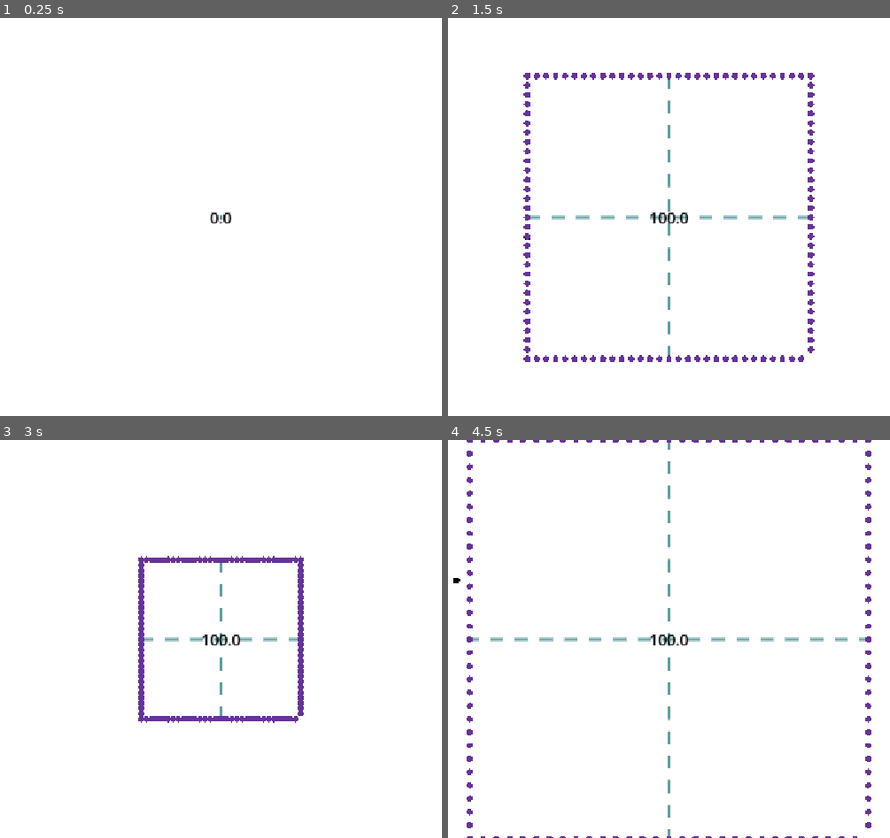
Above: before the commit, frames 1-4 (two rows, left to right).
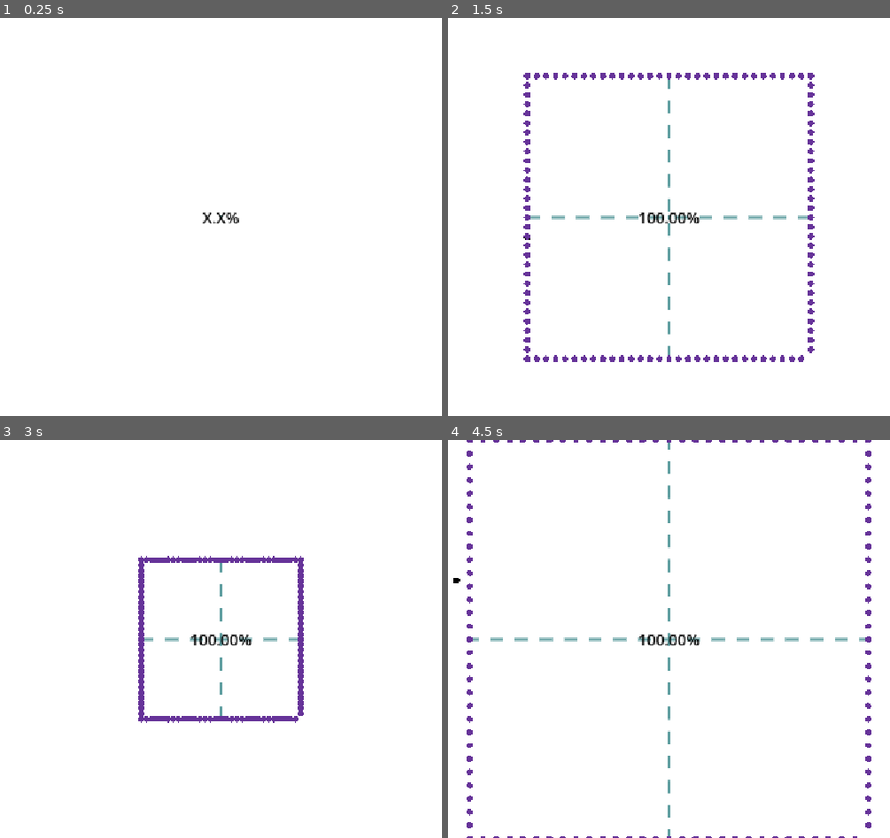
Above: after the commit, the same moments.

Repository: FennecKii/perfect-square
Game: Godot game, scene res://whiteboard.tscn
Same seed, same stepped clock (60 frames per second), same inputs: the game is played once before the commit and once after it. Before the commit the project has no main scene; this scene is started directly in both runs.
Inputs (mouse positions are in pixels of both pictures, inside the frame that each line leads up to):
- Up to frame 1 (0.25 s): no input
- Up to frame 2 (1.5 s): tap Enter at 0.5 s; move the mouse to (823, 197) at 0.52 s; click (823, 197) at 0.67 s; tap Space at 1.25 s; move the mouse to (527, 236) at 1.27 s; click (527, 236) at 1.42 s
- Up to frame 3 (3 s): tap Enter at 2 s; move the mouse to (291, 551) at 2.02 s; click (291, 551) at 2.17 s; tap Space at 2.75 s; move the mouse to (185, 718) at 2.77 s; click (185, 718) at 2.92 s
- Up to frame 4 (4.5 s): tap Enter at 3.5 s; move the mouse to (881, 698) at 3.52 s; click (881, 698) at 3.67 s; tap Space at 4.25 s; move the mouse to (456, 579) at 4.27 s; click (456, 579) at 4.42 s

The runs differ from the first frame. In frame 1, 0.2% of the frame differs, in the area x 45-55%, y 48-52%; in frame 2, 0.3%; in frame 3, 0.3%, in the area x 43-57%, y 48-52%; in frame 4, 0.3%.

Commit message:
Percentage rounding

Diff:
--- a/project.godot
+++ b/project.godot
@@ -11,6 +11,7 @@
 [application]
 
 config/name="Perfect Square"
+run/main_scene="uid://cj881scupmcst"
 config/features=PackedStringArray("4.4", "GL Compatibility")
 config/icon="res://icon.svg"
 
--- a/whiteboard.gd
+++ b/whiteboard.gd
@@ -19,7 +19,7 @@
 	queue_redraw()
 
 func _process(_delta):
-	score_label.text = str(similarity_score)
+	score_label.text = str(str("%0.2f" % similarity_score,"%")) if similarity_score > 0 else 'X.X%'
 
 func _input(event):
 	handle_drawing(event)
